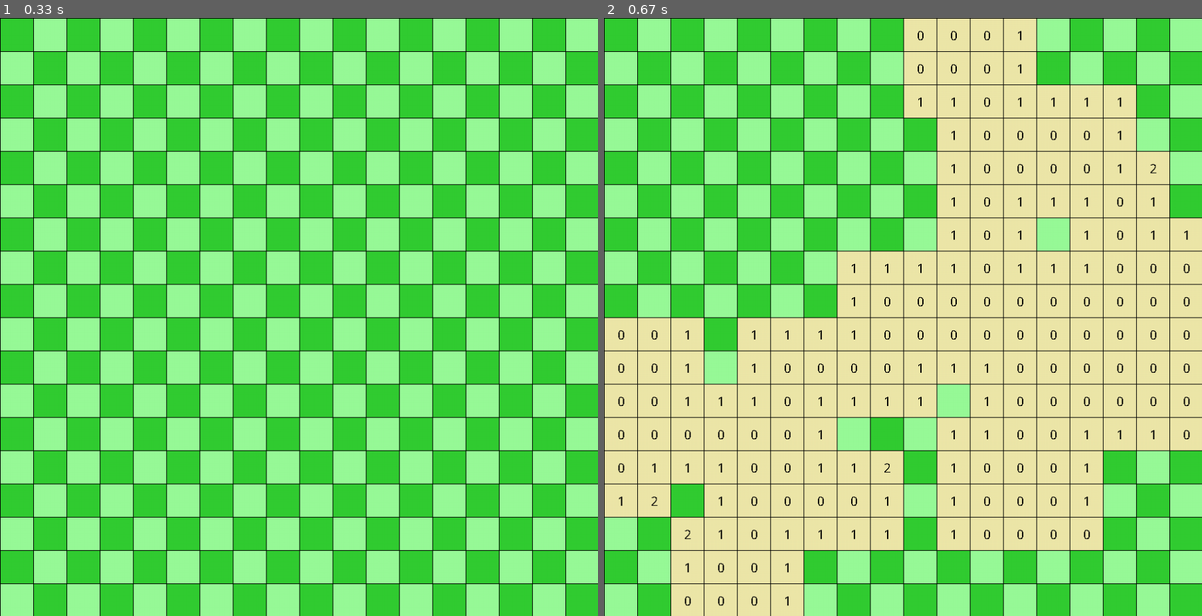
Above: before the commit, frames 1-2 (left to right).
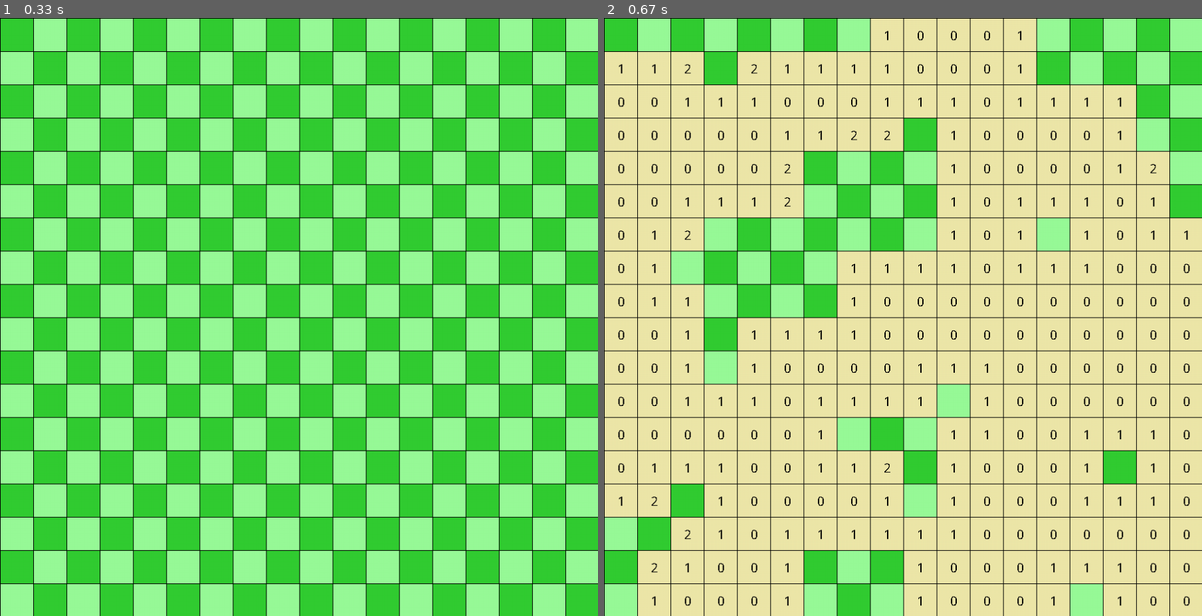
Above: after the commit, the same moments.

Repository: NotNanook/Minesweeper_gui
Game: pygame game, started from grid_pygame.py
The game is run twice, just before and just after one commit, with the same random seed, the same clock (stepped at 60 frames per second) and the same inputs.
Inputs (mouse positions are in pixels of both pictures, inside the frame that each line leads up to):
- Up to frame 1 (0.33 s): no input
- Up to frame 2 (0.67 s): click (903, 317) at 0.38 s

Frame 1 is identical in both runs. In frame 2, 23% of the frame differs, in the area x 0-100%, y 0-100%.

Commit message:
Fixed some bugs

Diff:
--- a/grid_pygame.py
+++ b/grid_pygame.py
@@ -16,7 +16,7 @@
 
 field = [["O" for i in range(fgröse)] for i in range(fgröse)]
 bomben = [[rd.randint(0,fgröse-1), rd.randint(0,fgröse-1)] for x in range(round((10*(fgröse**2))//100))]
-print("Bomben", bomben)
+
 rn = int(fgröse**2-len(bomben))
 
 color = 1
@@ -68,16 +68,16 @@
     sr = range(my-1, my+2)
     for i in zr:
         for j in sr:
-            if field[i][j] != "+":
-                pygame.draw.rect(screen, grau, (i*gröse+(i*1)+1, j*gröse+(j*1)+1, gröse, gröse))
-                myfont = pygame.font.SysFont('Comic Sans MS', int(gröse/2.5))
-                textsurface = myfont.render(field[i][j], False, (0, 0, 0))
-                screen.blit(textsurface,(i*gröse+(i*1)+gröse/2.3, j*gröse+(j*1)+gröse/3.7))
-                if field[i][j] == "0":
-                    if [i, j] not in nkl and field[i][j] != "+":
-                        if i < 0 or j < 0 or i > fgröse or j > fgröse:
-                            pass
-                        else:
+            if i > fgröse or j > fgröse or i < 0 or j < 0:
+                pass
+            else:
+                if field[i][j] != "+":
+                    pygame.draw.rect(screen, grau, (i*gröse+(i*1)+1, j*gröse+(j*1)+1, gröse, gröse))
+                    myfont = pygame.font.SysFont('Comic Sans MS', int(gröse/2.5))
+                    textsurface = myfont.render(field[i][j], False, (0, 0, 0))
+                    screen.blit(textsurface,(i*gröse+(i*1)+gröse/2.3, j*gröse+(j*1)+gröse/3.7))
+                    if field[i][j] == "0":
+                        if [i, j] not in nkl and field[i][j] != "+":
                             nkl.append([i, j])
 
 
@@ -119,14 +119,17 @@
                     elif leben == 0:
                         game_over = True
                 elif field[mx][my] == "0":
-                    nkl = []
-                    c3x3(field, mx, my)
-                    while len(nkl) != 1:
-                        mx = nkl[0][0]
-                        my = nkl[0][1]
+                        nkl = []
                         c3x3(field, mx, my)
-                        print("NKL", nkl)
-                        nkl.pop(0)
+                        for ko in nkl:
+                            try:
+                                mx = ko[0]
+                                my = ko[1]
+                                c3x3(field, mx, my)
+                                #print("Nkl", nkl, "Ko", ko)
+                            except IndexError:
+                                continue
+
                 else:
                     pass
             except IndexError:
